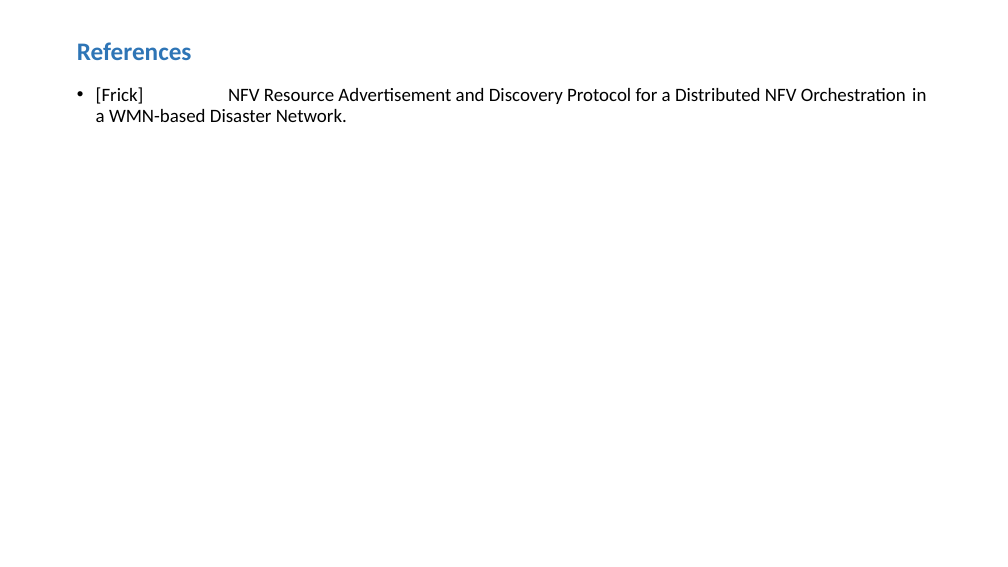
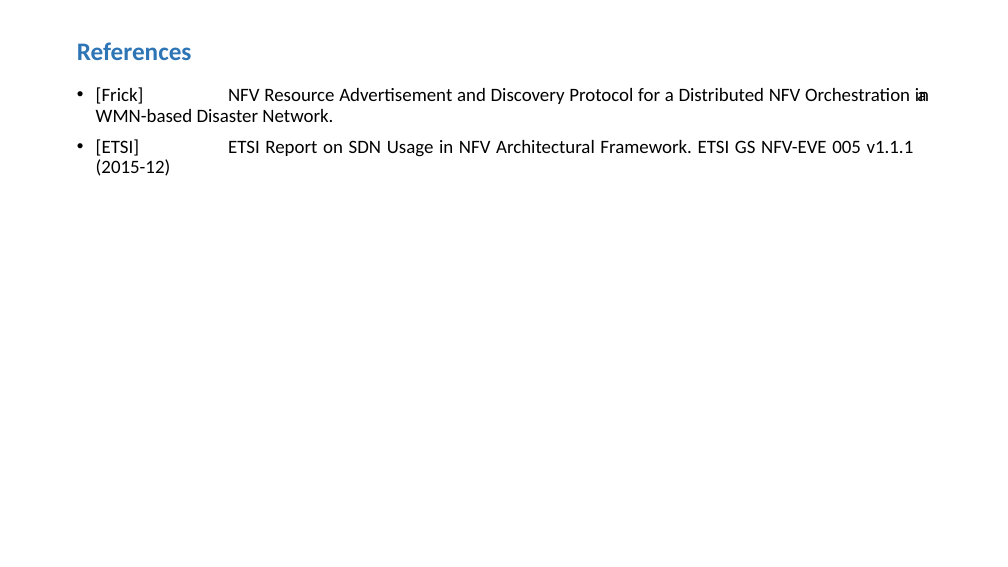
Before and after one commit to devannair777/DistributedNFV-ResourceSynchronization, a slide deck: slide 17 of MulticastBasedResourceSynchronization.pptx (slide 16 before the commit). Drawn at 1008x567 pixels with LibreOffice and Linux fonts; fonts in the diff are those of the drawing. Boxes give left, top, right and bottom in pixels: in the first picture for what was removed or moved away, otherwise in the second. Text is boxed around its words. In the diff, an @@ line names an element or a change of style, - is before the commit and + after.

```diff
--- a/MulticastBasedResourceSynchronization.pptx
+++ b/MulticastBasedResourceSynchronization.pptx
@@ text at (96,87,929,122): alignment left to justified @@
@@ text at (96,139,914,157): paragraph added @@
+• [ETSI] ETSI Report on SDN Usage in NFV Architectural Framework. ETSI GS NFV-EVE 005 v1.1.1 (2015-12)
```
Also in this commit, not shown: 1 slide added, 1 other file.
